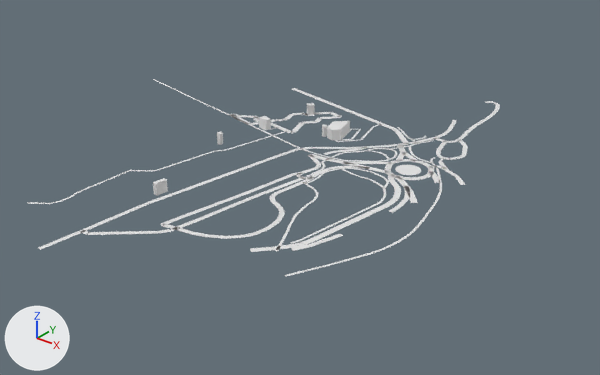
Renders of the glTF model game/world/tile_8_-2.glb from each side of a commit.
Camera for both pictures: a 50 mm lens placed at (2522.0, -126.0, 282.0), pointed at (2119.0, 378.0, -30.0). Lighting does not change. The marker at lower left points along +X, +Y and +Z. The picture after the commit comes second. Where no turn or scale is listed for an object, it has been applied to the vertices.

Names of what the first picture shows: 'areas', 'buildings', 'roads'.
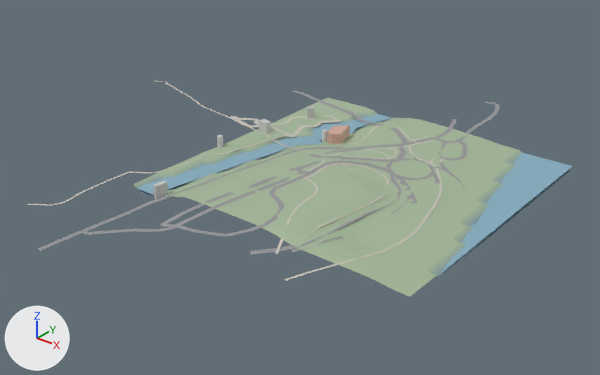
The change, as a list of edits to the scene's bpy script:
```text
Add mat_defaultmaterial_002:
    mat_defaultmaterial_002 = bpy.data.materials.new('DefaultMaterial.002')
    mat_defaultmaterial_002.use_nodes = True; mat_defaultmaterial_002.node_tree.nodes.clear()
    _N = mat_defaultmaterial_002.node_tree.nodes; _L = mat_defaultmaterial_002.node_tree.links
    n0 = _N.new('ShaderNodeOutputMaterial'); n0.name = 'Material Output'
    n1 = _N.new('ShaderNodeBsdfPrincipled'); n1.name = 'Principled BSDF'
    n2 = _N.new('ShaderNodeVertexColor'); n2.name = 'Color Attribute'
    _L.new(n1.outputs[0], n0.inputs[0])  # 'BSDF' to 'Surface'
    _L.new(n2.outputs[0], n1.inputs[0])  # 'Color' to 'Base Color'
Add mat_defaultmaterial_001:
    mat_defaultmaterial_001 = bpy.data.materials.new('DefaultMaterial.001')
    mat_defaultmaterial_001.use_nodes = True; mat_defaultmaterial_001.node_tree.nodes.clear()
    _N = mat_defaultmaterial_001.node_tree.nodes; _L = mat_defaultmaterial_001.node_tree.links
    n0 = _N.new('ShaderNodeOutputMaterial'); n0.name = 'Material Output'
    n1 = _N.new('ShaderNodeBsdfPrincipled'); n1.name = 'Principled BSDF'
    n2 = _N.new('ShaderNodeVertexColor'); n2.name = 'Color Attribute'
    _L.new(n1.outputs[0], n0.inputs[0])  # 'BSDF' to 'Surface'
    _L.new(n2.outputs[0], n1.inputs[0])  # 'Color' to 'Base Color'
Add mat_defaultmaterial:
    mat_defaultmaterial = bpy.data.materials.new('DefaultMaterial')
    mat_defaultmaterial.use_nodes = True; mat_defaultmaterial.node_tree.nodes.clear()
    _N = mat_defaultmaterial.node_tree.nodes; _L = mat_defaultmaterial.node_tree.links
    n0 = _N.new('ShaderNodeOutputMaterial'); n0.name = 'Material Output'
    n1 = _N.new('ShaderNodeBsdfPrincipled'); n1.name = 'Principled BSDF'
    n2 = _N.new('ShaderNodeVertexColor'); n2.name = 'Color Attribute'
    _L.new(n1.outputs[0], n0.inputs[0])  # 'BSDF' to 'Surface'
    _L.new(n2.outputs[0], n1.inputs[0])  # 'Color' to 'Base Color'
Add mat_defaultmaterial_003:
    mat_defaultmaterial_003 = bpy.data.materials.new('DefaultMaterial.003')
    mat_defaultmaterial_003.use_nodes = True; mat_defaultmaterial_003.node_tree.nodes.clear()
    _N = mat_defaultmaterial_003.node_tree.nodes; _L = mat_defaultmaterial_003.node_tree.links
    n0 = _N.new('ShaderNodeOutputMaterial'); n0.name = 'Material Output'
    n1 = _N.new('ShaderNodeBsdfPrincipled'); n1.name = 'Principled BSDF'
    n2 = _N.new('ShaderNodeVertexColor'); n2.name = 'Color Attribute'
    _L.new(n1.outputs[0], n0.inputs[0])  # 'BSDF' to 'Surface'
    _L.new(n2.outputs[0], n1.inputs[0])  # 'Color' to 'Base Color'
Change me_buildings:
    remove me_buildings.from_pydata(...)  # 78 vertices, 132 faces; spans x 2047.0..2126.0, y 250.0..464.0, z 0.0..10.0
    add me_buildings.from_pydata(...)  # 78 vertices, 132 faces; spans x 2047.0..2126.0, y 250.0..464.0, z -7.0..8.0
    me_buildings part 1: the whole mesh is multiplied about its middle by the matrix ((1.0, 0.0, 0.0), (0.0, 1.0, 0.0), (-0.023, -0.007, 1.2)), then moved by (0.0, 0.0, -4.0)
    add me_buildings.materials.append(mat_defaultmaterial)
Change me_roads:
    remove me_roads.from_pydata(...)  # 1724 vertices, 862 faces; spans x 1872.0..2266.0, y 145.0..601.0, z 0.0
    add me_roads.from_pydata(...)  # 1810 vertices, 948 faces; spans x 1872.0..2266.0, y 145.0..601.0, z -5.0..6.0
    me_roads part 2: the loose piece of 4 vertices spanning x 2157.0..2180.0, y 386.0..395.0, z 0.0 is moved by (0.0, 0.0, 4.0), in mat_defaultmaterial_001
    me_roads part 3: the loose piece of 4 vertices spanning x 2179.0..2197.0, y 390.0..398.0, z 0.0 is moved by (0.0, 0.0, 2.0), in mat_defaultmaterial_001
    me_roads part 4: the loose piece of 4 vertices spanning x 2212.0..2222.0, y 250.0..263.0, z 0.0 is moved by (0.0, 0.0, -1.0), in mat_defaultmaterial_001
    me_roads part 5: the loose piece of 4 vertices spanning x 2201.0..2205.0, y 536.0..556.0, z 0.0 is moved by (0.0, 0.0, -1.0), in mat_defaultmaterial_001
    me_roads part 6: the loose piece of 4 vertices spanning x 2036.0..2091.0, y 488.0..504.0, z 0.0 is rebuilt with 8 vertices and now spans x 2036.0..2091.0, y 488.0..504.0, z -2.0..-1.0, in mat_defaultmaterial_001
    me_roads part 7: 250 loose pieces with 1000 vertices, spanning x 2006.0..2266.0, y 180.0..600.0, z 0.0, are deleted
    me_roads part 8: 50 vertices moved from x 2082.0..2238.0, y 202.0..601.0, z 0.0 to x 2082.0..2238.0, y 202.0..601.0, z -2.0..4.0; 22 vertices removed from x 1872.0..2189.0, y 145.0..601.0, z 0.0; 1104 vertices added at x 1872.0..2266.0, y 145.0..601.0, z -5.0..6.0
    me_roads part 9: 280 faces spanning x 2080.0..2244.0, y 169.0..601.0, z -2.0..4.0 switch from no material to mat_defaultmaterial_001
    other edits to the shape of me_roads do not show in these pictures
Change me_areas:
    remove me_areas.from_pydata(...)  # 19 vertices, 17 faces; spans x 2196.0..2217.1, y 399.5..420.4, z 0.0
    add me_areas.from_pydata(...)  # 78 vertices, 74 faces; spans x 2048.3..2304.0, y 256.0..512.0, z -5.1
    me_areas part 10: the whole mesh is rebuilt
    me_areas part 11
    61 vertices are added at x 2048.3..2125.4, y 256.0..512.0, z -5.1
    59 new faces join them
    add me_areas.materials.append(mat_defaultmaterial_002)
Add ob_terrain:
    ob_terrain = bpy.data.objects.new('terrain', me_terrain)  # 1089 vertices, 2048 faces; spans x 2048.0..2304.0, y 256.0..512.0, z -8.0..6.0
    ob_terrain.location = (0.0, 0.0, 0.0)
```

Boxes (x1, y1, x2, y2) around the edits, measured in the pictures (600 x 375 px; the box of a moved part takes in the faces that stretch with it):
'terrain', added
    after: (133, 98, 572, 297)
'roads', reshaped
    before: (27, 79, 500, 277)
    after: (27, 81, 500, 281)
'areas', reshaped, recoloured (1522% wider, 1355% taller)
    before: (395, 165, 421, 175)
    after: (135, 114, 572, 273)
'buildings', recoloured, reshaped
    before: (153, 103, 350, 195)
    after: (153, 106, 350, 200)
part 2 of me_roads, moved or reshaped
    before: (343, 162, 370, 168)
    after: (345, 157, 370, 164)
part 3 of me_roads, moved or reshaped
    before: (369, 167, 389, 173)
    after: (369, 164, 388, 171)
part 4 of me_roads, moved or reshaped
    before: (291, 245, 310, 251)
    after: (291, 248, 308, 252)
part 5 of me_roads, moved or reshaped
    before: (476, 118, 489, 125)
    after: (476, 119, 489, 126)
part 6 of me_roads, rebuilt
    before: (311, 96, 352, 112)
    after: (311, 97, 351, 113)
part 7 of me_roads, deleted
    before: (27, 103, 500, 277)
part 8 of me_roads, built on
    before: (38, 79, 496, 250)
    after: (27, 81, 500, 281)
part 9 of me_roads, recoloured
    both: (69, 102, 493, 246)
part 10 of me_areas, moved or reshaped
    before: (395, 165, 421, 175)
    after: (441, 153, 572, 273)
part 11 of me_areas, added
    after: (135, 114, 391, 195)
